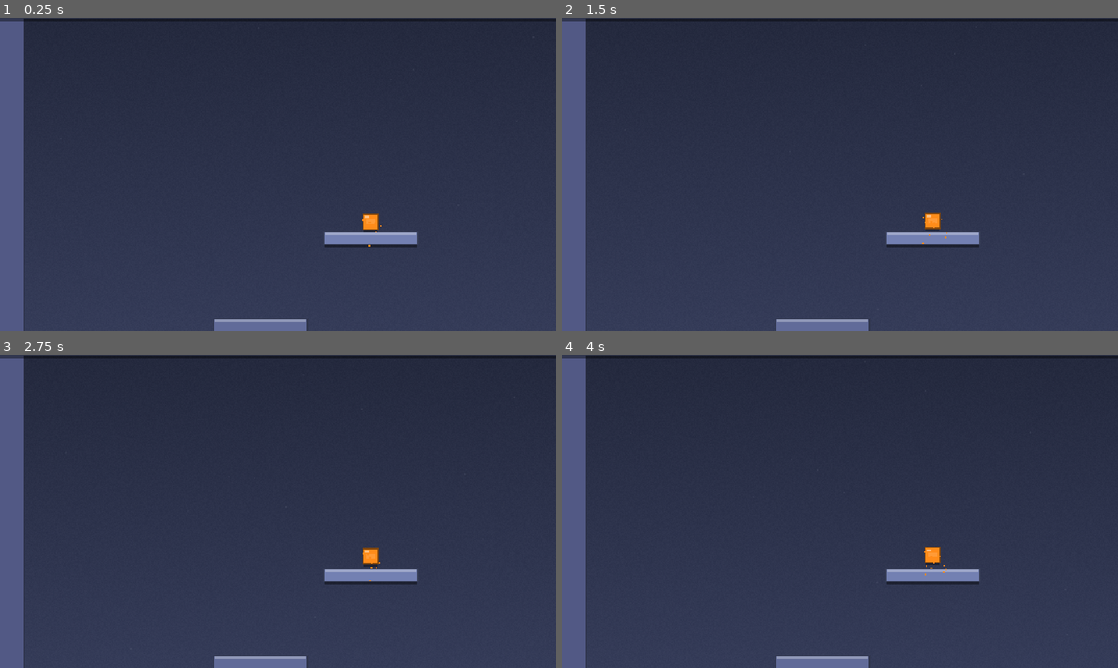
Above: before the commit, frames 1-4 (two rows, left to right).
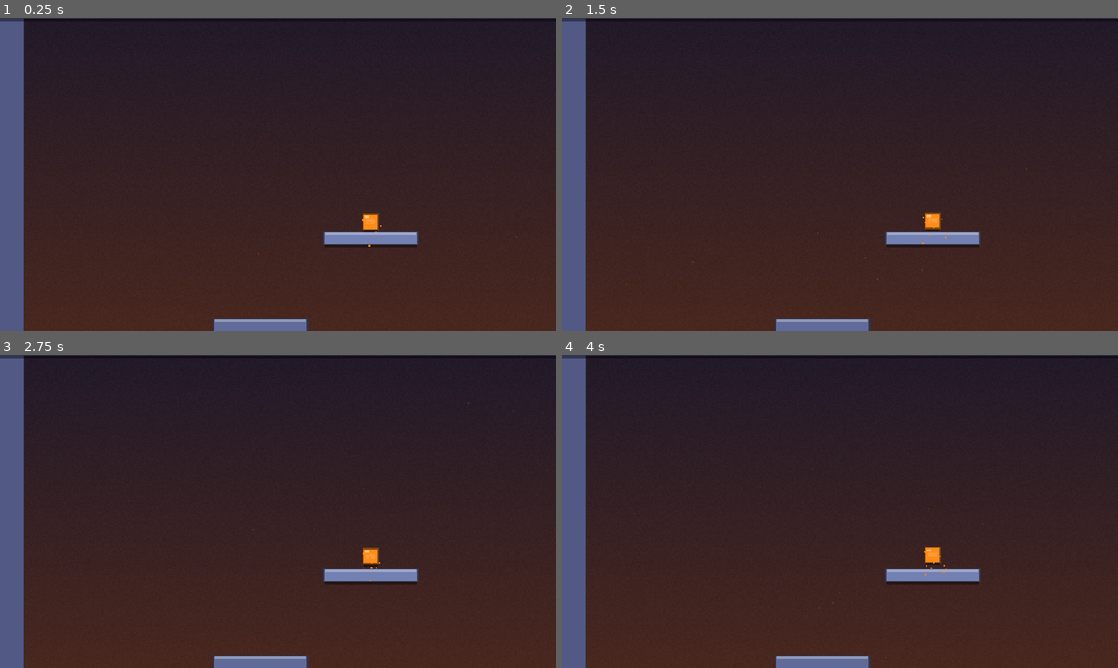
Above: after the commit, the same moments.

Repository: andy-augustine/godot-helloworld
Game: Godot game, scene res://rooms/SecondRoom.tscn
The game is run twice, just before and just after one commit, with the same random seed, the same clock (stepped at 60 frames per second) and the same inputs. This scene is started directly instead of the project's main scene.
Inputs (mouse positions are in pixels of both pictures, inside the frame that each line leads up to):
- Up to frame 1 (0.25 s): no input
- Up to frame 2 (1.5 s): tap Enter (ui_accept) at 0.5 s; move the mouse to (962, 158) at 0.52 s; hold D (move_right) 0.53-1.25 s; hold Tab (ui_focus_next) 0.53-1.25 s; click (962, 158) at 0.67 s; tap Space (jump) at 0.77 s; drag from (728, 190) to (934, 218) at 1.27 s
- Up to frame 3 (2.75 s): tap Enter (ui_accept) at 2 s; move the mouse to (333, 442) at 2.02 s; hold D (move_right) from 2.03 s (still down); hold Tab (ui_focus_next) from 2.03 s (still down)
- Up to frame 4 (4 s): release D (move_right) at 2.75 s; release Tab (ui_focus_next) at 2.75 s; drag from (812, 574) to (673, 464) at 2.77 s; tap Enter (ui_accept) at 3.5 s; move the mouse to (1006, 558) at 3.52 s; hold A (move_left) from 3.53 s (still down); hold Tab (ui_focus_next) from 3.53 s (still down); tap Shift (dash) at 3.6 s; tap Space (jump) at 3.77 s

The runs differ from the first frame. In frame 1, 84% of the frame differs, in the area x 4-100%, y 2-100%; in frame 2, 84%; in frame 3, 84%; in frame 4, 84%, in the area x 4-100%, y 1-100%.

Commit message:
P4a (visually-distinct-rooms): SecondRoom plasma fissure + warm BG
The signature mechanic for "Reactor Chamber". Plasma fissure on the floor
between PlatformC and PlatformD: failing the dash from C to D drops you
into it and you have to dash + jump out before it kills you. Walking out
is fatal.

- hazards/PlasmaFissure.tscn + .gd: reusable Area2D hazard. Body+inner-
  glow+outer-glow+surface ColorRect stack (procedural-animated tier reading
  as molten/glowing), upward ember CPUParticles2D, DamageTimer ticking at
  0.4s. Bodies in "player" group take damage_per_tick (default 25) on
  entry plus every tick while overlapping. Bypasses iframes via the new
  player.take_environmental_damage path. Stops the timer when nothing's
  inside, so it's not constantly firing.
- player.gd: new take_environmental_damage(amount) — bypasses iframes,
  uses lighter audio cue (-8dB vs -2dB) + smaller camera shake (1.5 vs
  4.0) + no hit-stop, since hit-stopping mid-stand-in-lava would feel
  awful. Routes through player_died + _handle_death like normal damage.
- SecondRoom: PlasmaFissure instance at (900, 760) — center of the gap
  between PlatformC (640) and PlatformD (1180), sitting on the ground at
  y=780. Background gradient retoned warm: cool-dark top → warm orange-
  brown bottom. Ambient particles repurposed as rising heat embers
  (warm orange, faster upward drift, larger spawn area).

Damage math: 25/tick at 0.4s → 62.5/sec while in plasma. Walking out of
360px column at 220 px/s = 1.6s = 4 ticks = 100 damage = death. Dash
through ~1.18s = ~3 ticks = 75 damage = survivable. Dash + jump out of
center ~0.6s = ~1.5 ticks = 37 damage = comfortable escape. Tuned so the
lesson is "use what you just picked up."

Co-Authored-By: Claude Opus 4.7 (1M context) <noreply@anthropic.com>

Diff:
--- /dev/null
+++ b/hazards/PlasmaFissure.gd
@@ -0,0 +1,55 @@
+extends Area2D
+
+# Plasma fissure hazard — damages bodies in the "player" group that overlap,
+# on a tick, bypassing iframes. The player's iframe system is sized for
+# discrete enemy hits; a continuous environmental hazard needs to keep
+# damaging the player as long as they linger, otherwise standing in lava
+# is the same as a single graze. See player.gd:take_environmental_damage.
+#
+# Tuning is exported per-instance, so future variants (smaller/bigger pits,
+# different damage rates) reuse this scene without subclassing.
+#
+# Lives in `hazards/`. Drop the .tscn instance into a Room and resize via
+# its CollisionShape2D's RectangleShape2D. Visual children are independent
+# of collision, so adjust the visual offsets too if the collision changes.
+
+@export var damage_per_tick: int = 25
+@export var tick_interval: float = 0.4
+
+@onready var _timer: Timer = $DamageTimer
+var _bodies_inside: Array[Node2D] = []
+
+
+func _ready() -> void:
+	body_entered.connect(_on_body_entered)
+	body_exited.connect(_on_body_exited)
+	_timer.wait_time = tick_interval
+	_timer.timeout.connect(_on_tick)
+
+
+func _on_body_entered(body: Node2D) -> void:
+	if not body.is_in_group("player"):
+		return
+	if body not in _bodies_inside:
+		_bodies_inside.append(body)
+	# Apply one immediate tick on entry — feels worse if you've fallen in
+	# than if there were a 0.4s grace before the first hit registers.
+	_apply_damage()
+	if _timer.is_stopped():
+		_timer.start()
+
+
+func _on_body_exited(body: Node2D) -> void:
+	_bodies_inside.erase(body)
+	if _bodies_inside.is_empty():
+		_timer.stop()
+
+
+func _on_tick() -> void:
+	_apply_damage()
+
+
+func _apply_damage() -> void:
+	for body in _bodies_inside:
+		if body.has_method("take_environmental_damage"):
+			body.take_environmental_damage(damage_per_tick)
--- /dev/null
+++ b/hazards/PlasmaFissure.tscn
@@ -0,0 +1,65 @@
+[gd_scene load_steps=3 format=3]
+
+[ext_resource type="Script" path="res://hazards/PlasmaFissure.gd" id="1_plasma"]
+
+[sub_resource type="RectangleShape2D" id="RectangleShape2D_plasma"]
+size = Vector2(360, 60)
+
+[node name="PlasmaFissure" type="Area2D"]
+collision_layer = 0
+collision_mask = 1
+script = ExtResource("1_plasma")
+
+[node name="CollisionShape2D" type="CollisionShape2D" parent="."]
+shape = SubResource("RectangleShape2D_plasma")
+
+[node name="Visual" type="Node2D" parent="."]
+
+[node name="OuterGlow" type="ColorRect" parent="Visual"]
+offset_left = -210.0
+offset_top = -56.0
+offset_right = 210.0
+offset_bottom = 36.0
+color = Color(1, 0.42, 0.12, 0.22)
+
+[node name="Body" type="ColorRect" parent="Visual"]
+offset_left = -182.0
+offset_top = -32.0
+offset_right = 182.0
+offset_bottom = 30.0
+color = Color(0.95, 0.32, 0.08, 0.88)
+
+[node name="InnerGlow" type="ColorRect" parent="Visual"]
+offset_left = -176.0
+offset_top = -28.0
+offset_right = 176.0
+offset_bottom = 0.0
+color = Color(1, 0.6, 0.2, 0.7)
+
+[node name="Surface" type="ColorRect" parent="Visual"]
+offset_left = -180.0
+offset_top = -32.0
+offset_right = 180.0
+offset_bottom = -28.0
+color = Color(1, 0.88, 0.45, 0.95)
+
+[node name="Embers" type="CPUParticles2D" parent="."]
+position = Vector2(0, -16)
+amount = 24
+lifetime = 1.4
+preprocess = 1.4
+emission_shape = 3
+emission_rect_extents = Vector2(175, 4)
+direction = Vector2(0, -1)
+spread = 22.0
+gravity = Vector2(0, -45)
+initial_velocity_min = 25.0
+initial_velocity_max = 75.0
+scale_amount_min = 1.6
+scale_amount_max = 3.2
+color = Color(1, 0.66, 0.22, 0.85)
+
+[node name="DamageTimer" type="Timer" parent="."]
+wait_time = 0.4
+one_shot = false
+autostart = false
--- a/player/player.gd
+++ b/player/player.gd
@@ -529,6 +529,23 @@
 	Engine.time_scale = 0.0
 	await get_tree().create_timer(HIT_STOP_DURATION, true, false, true).timeout
 	Engine.time_scale = 1.0
+	if _health == 0:
+		player_died.emit()
+		_handle_death()
+
+
+# Environmental damage — bypasses iframes. For continuous hazards (plasma,
+# coolant, future spike traps) where the player's standing-in-it is the
+# damage event, not a discrete hit. Shorter audio cue + light shake + no
+# hit-stop so the game doesn't stutter while the player is being damaged
+# repeatedly.
+func take_environmental_damage(amount: int) -> void:
+	_health = max(_health - amount, 0)
+	health_changed.emit(_health, MAX_HEALTH)
+	AudioManager.play_sfx("player_hit", 0.15, -8.0)
+	var cam: Node = get_tree().get_first_node_in_group("camera")
+	if cam and cam.has_method("add_shake"):
+		cam.add_shake(1.5)
 	if _health == 0:
 		player_died.emit()
 		_handle_death()
--- a/rooms/SecondRoom.tscn
+++ b/rooms/SecondRoom.tscn
@@ -1,15 +1,16 @@
-[gd_scene load_steps=14 format=3]
+[gd_scene load_steps=15 format=3]
 
 [ext_resource type="Script" path="res://rooms/Room.gd" id="1_room"]
 [ext_resource type="PackedScene" path="res://doors/Door.tscn" id="2_door"]
 [ext_resource type="PackedScene" path="res://inventory/Pickup.tscn" id="3_pickup"]
 [ext_resource type="Shader" path="res://shaders/gradient_bg.gdshader" id="4_grad"]
+[ext_resource type="PackedScene" path="res://hazards/PlasmaFissure.tscn" id="5_plasma"]
 
 [sub_resource type="ShaderMaterial" id="ShaderMaterial_second_bg"]
 shader = ExtResource("4_grad")
-shader_parameter/color_top = Color(0.14, 0.16, 0.24, 1)
-shader_parameter/color_bottom = Color(0.24, 0.27, 0.4, 1)
-shader_parameter/noise_amount = 0.025
+shader_parameter/color_top = Color(0.13, 0.1, 0.16, 1)
+shader_parameter/color_bottom = Color(0.36, 0.18, 0.1, 1)
+shader_parameter/noise_amount = 0.03
 
 [sub_resource type="RectangleShape2D" id="RectangleShape2D_ground"]
 size = Vector2(1800, 40)
@@ -52,21 +53,21 @@
 mouse_filter = 2
 
 [node name="AmbientParticles" type="CPUParticles2D" parent="."]
-position = Vector2(900, 400)
+position = Vector2(900, 600)
 z_index = -9
 amount = 40
-lifetime = 9.0
-preprocess = 9.0
+lifetime = 7.0
+preprocess = 7.0
 emission_shape = 3
-emission_rect_extents = Vector2(900, 400)
-direction = Vector2(0, -0.5)
-spread = 30.0
-gravity = Vector2(0, -6)
-initial_velocity_min = 4.0
-initial_velocity_max = 14.0
-scale_amount_min = 1.2
-scale_amount_max = 3.0
-color = Color(0.88, 0.9, 0.96, 0.07)
+emission_rect_extents = Vector2(900, 200)
+direction = Vector2(0, -1)
+spread = 22.0
+gravity = Vector2(0, -22)
+initial_velocity_min = 8.0
+initial_velocity_max = 26.0
+scale_amount_min = 1.0
+scale_amount_max = 2.6
+color = Color(1, 0.55, 0.22, 0.16)
 
 [node name="Ground" type="StaticBody2D" parent="."]
 position = Vector2(900, 780)
@@ -360,6 +361,9 @@
 position = Vector2(640, 348)
 ability_id = &"dash"
 
+[node name="PlasmaFissure" parent="." instance=ExtResource("5_plasma")]
+position = Vector2(900, 760)
+
 [node name="DoorL" parent="." instance=ExtResource("2_door")]
 position = Vector2(20, 720)
 target_room_path = "res://rooms/StartingRoom.tscn"
